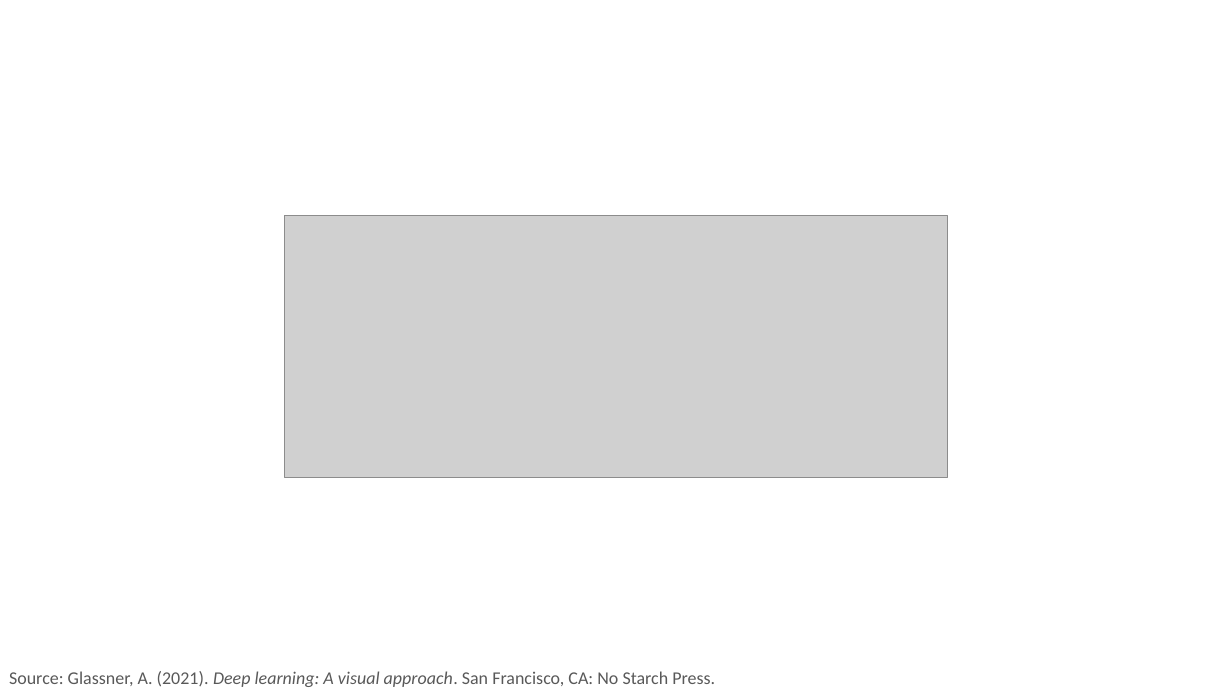
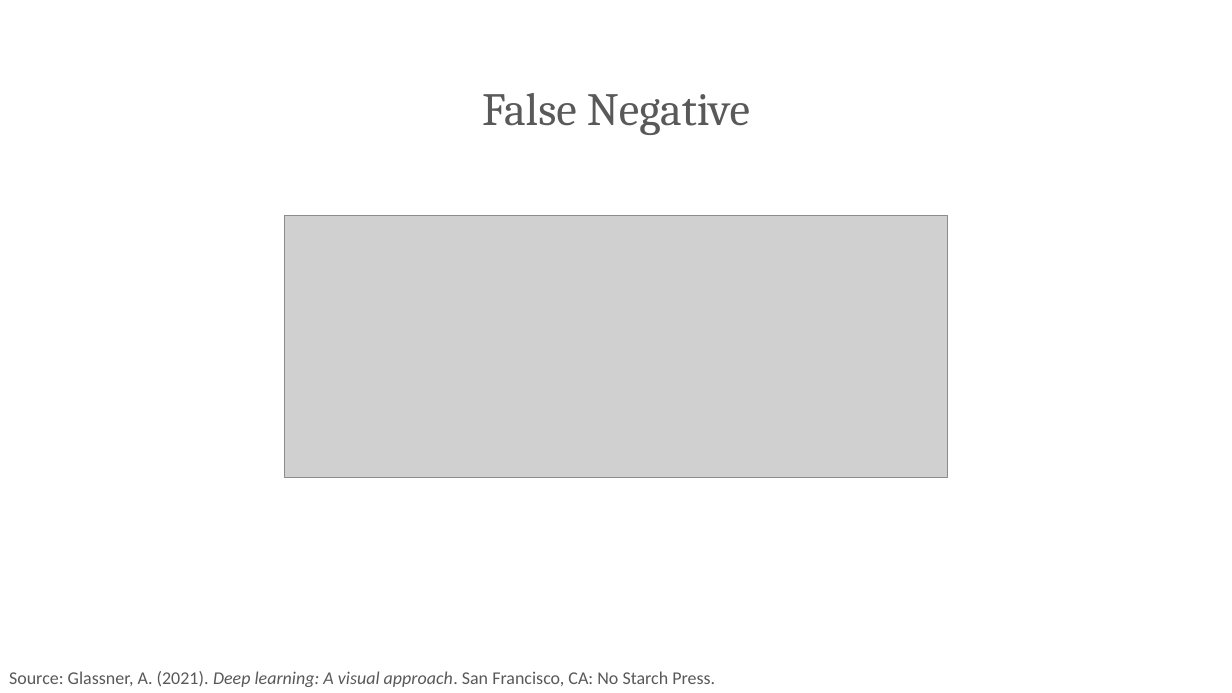
Before and after one commit to PracticumAI/gan, a slide deck: slide 6 of presentations/01_gan_intro.pptx (slide 12 before the commit). Drawn at 1232x693 pixels with LibreOffice and Linux fonts; fonts in the diff are those of the drawing; grey boxes stand for pictures. Boxes give left, top, right and bottom in pixels: in the first picture for what was removed or moved away, otherwise in the second. Text is boxed around its words. In the diff, an @@ line names an element or a change of style, - is before the commit and + after.

```diff
--- a/presentations/01_gan_intro.pptx
+++ b/presentations/01_gan_intro.pptx
@@ title added at (482, 93, 750, 135), 36 pt, text #595959 @@
+False Negative
```
Also in this commit, not shown: 5 other slides changed, 4 slides added, 3 slides removed, 1 other file.
